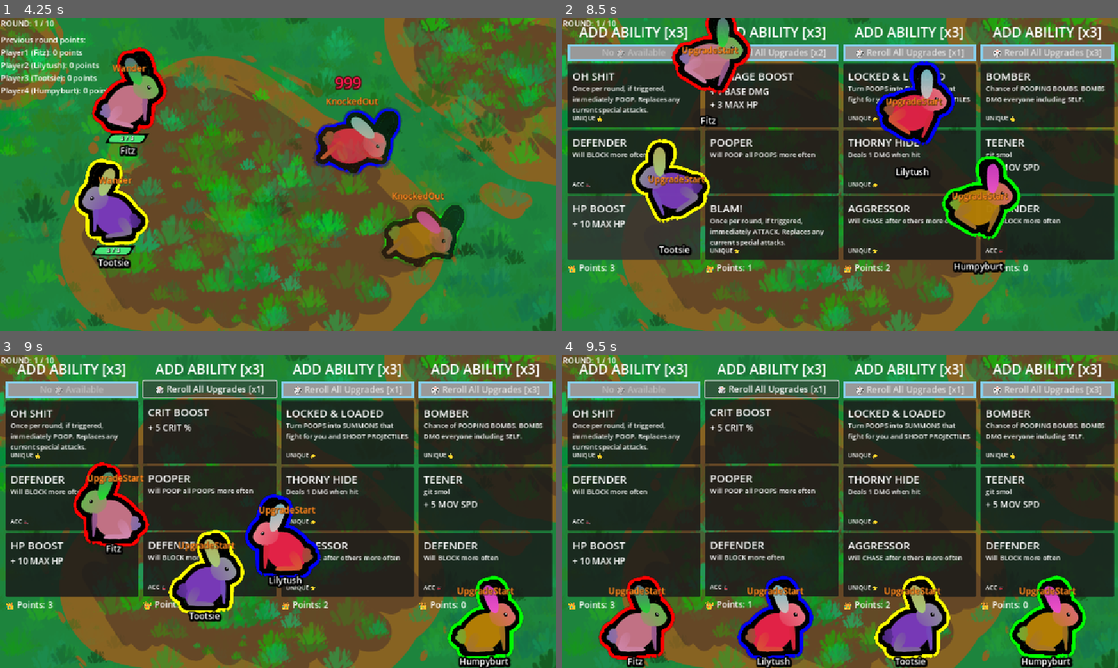
Above: before the commit, frames 1-4 (two rows, left to right).
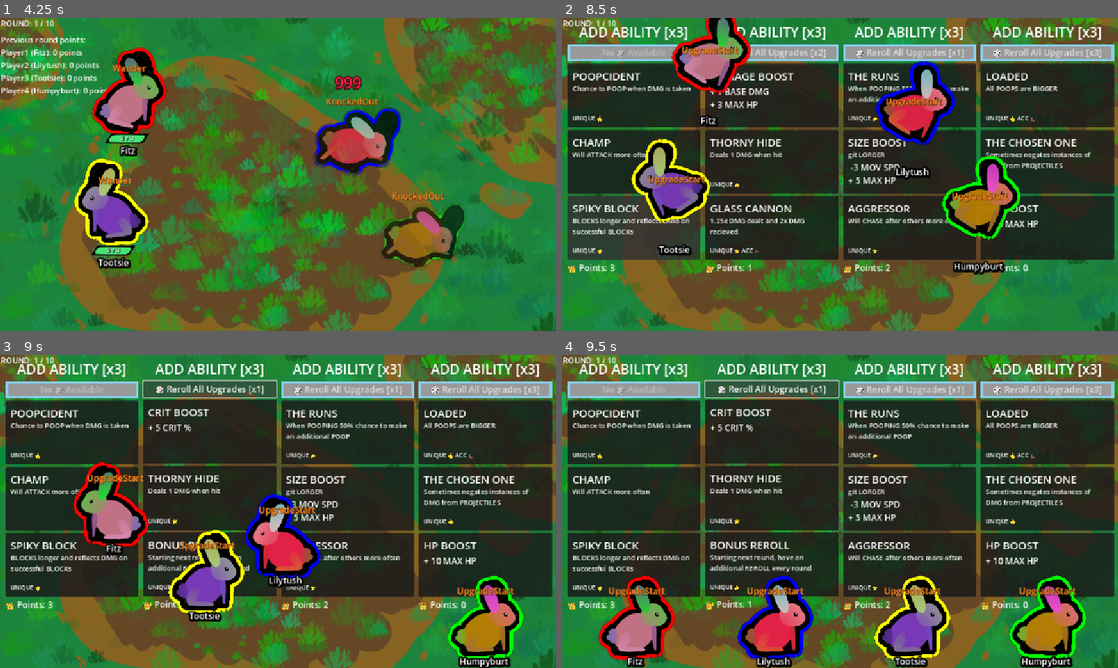
Above: after the commit, the same moments.

Repository: Galitie/tm2
Game: Godot game, scene res://test_scene.tscn
Same seed, same stepped clock (60 frames per second), same inputs: the game is played once before the commit and once after it. Sound files missing from this copy of the repository are replaced by a short silence.
Inputs (mouse positions are in pixels of both pictures, inside the frame that each line leads up to):
- Up to frame 1 (4.25 s): click (72, 68) at 0.52 s; click (72, 68) at 1.27 s; click (72, 68) at 2.02 s; tap Enter (ui_accept) at 2.75, 2.85, 3.02, 3.32 s; move the mouse to (400, 158) at 2.77 s; click (400, 158) at 2.92 s; drag from (166, 190) to (122, 115) at 3.52 s
- Up to frame 2 (8.5 s): move the mouse to (895, 105) at 4.27 s; tap Enter (ui_accept) at 4.35, 5.85, 6.02, 6.32, 7.35, 8 s; click (895, 105) at 4.42 s; drag from (812, 237) to (650, 115) at 5.02 s; move the mouse to (1006, 221) at 5.77 s; click (1006, 221) at 5.92 s; drag from (673, 127) to (912, 143) at 6.52 s; move the mouse to (867, 174) at 7.27 s; click (867, 174) at 7.42 s; drag from (756, 96) to (673, 221) at 8.02 s
- Up to frame 3 (9 s): click "🎲 Reroll All Upgrades [x2]" at 8.75 s
- Up to frame 4 (9.5 s): no input

Frame 1 is identical in both runs. In frame 2, 5.7% of the frame differs, in the area x 1-98%, y 17-76%; in frame 3, 5.9%; in frame 4, 6.3%.

Commit message:
Made lifesteal heal max HP and added heal label

Diff:
--- a/Cards/Resources/bite_lifesteal.tres
+++ b/Cards/Resources/bite_lifesteal.tres
@@ -7,7 +7,7 @@
 [resource]
 script = ExtResource("1_syuw0")
 card_name = "VAMPIRE BITE"
-description = "Bites enemy and HEALS +5 HP"
+description = "Bites enemy and HEALS self to MAX HP"
 Type = "basic_attack"
 state_id = "bitelifesteal"
 unique = true
--- a/monster.gd
+++ b/monster.gd
@@ -28,6 +28,8 @@
 @onready var low_health_fill_style := load("uid://dlwdv81v5y0h7") as StyleBox
 @onready var animation_player : AnimationPlayer = $root/anim_player
 @onready var animation_player_damage = $AnimationPlayer_Damage
+@onready var animation_player_heal = $AnimationPlayer_Heal
+@onready var heal_label = $Heal
 
 @onready var poop_checker = $root/PoopChecker
 @onready var body_collision = $body_collision
@@ -152,8 +154,9 @@
 		var attack : String = attacker.state_machine.current_state.name
 		match attack.to_lower():
 			"bitelifesteal":
-				#TODO: Add a heal notification / text
-				attacker.modify_hp(5)
+				attacker.modify_hp(max_hp)
+				attacker.heal_label.text = "HEAL MAX HP"
+				attacker.animation_player_heal.play("heal")
 		if thorns:
 			var attacker_state = attacker.state_machine.current_state.name.to_lower()
 			attacker.take_damage(self, attacker_state, false, attack_type.THORN)
--- a/monster.tscn
+++ b/monster.tscn
@@ -124,10 +124,50 @@
 "values": [Color(1, 1, 1, 0), Color(1, 1, 1, 1), Color(1, 1, 1, 1), Color(1, 1, 1, 0)]
 }
 
+[sub_resource type="Animation" id="Animation_o122v"]
+resource_name = "heal"
+tracks/0/type = "value"
+tracks/0/imported = false
+tracks/0/enabled = true
+tracks/0/path = NodePath("Heal:position")
+tracks/0/interp = 1
+tracks/0/loop_wrap = true
+tracks/0/keys = {
+"times": PackedFloat32Array(0.0333333, 0.5, 1),
+"transitions": PackedFloat32Array(1.07177, 1, 1),
+"update": 0,
+"values": [Vector2(-90, -100), Vector2(-90, -140), Vector2(-90, -150)]
+}
+tracks/1/type = "value"
+tracks/1/imported = false
+tracks/1/enabled = true
+tracks/1/path = NodePath("Heal:visible")
+tracks/1/interp = 1
+tracks/1/loop_wrap = true
+tracks/1/keys = {
+"times": PackedFloat32Array(0.0333333, 0.0666667, 1.03333),
+"transitions": PackedFloat32Array(1, 1, 1),
+"update": 1,
+"values": [false, true, false]
+}
+tracks/2/type = "value"
+tracks/2/imported = false
+tracks/2/enabled = true
+tracks/2/path = NodePath("Heal:modulate")
+tracks/2/interp = 1
+tracks/2/loop_wrap = true
+tracks/2/keys = {
+"times": PackedFloat32Array(0, 0.166667, 0.933333, 1),
+"transitions": PackedFloat32Array(1, 1, 1, 1),
+"update": 0,
+"values": [Color(1, 1, 1, 0), Color(1, 1, 1, 1), Color(1, 1, 1, 1), Color(1, 1, 1, 0)]
+}
+
 [sub_resource type="AnimationLibrary" id="AnimationLibrary_k1bq2"]
 _data = {
 &"RESET": SubResource("Animation_itwwk"),
-&"damage": SubResource("Animation_el1wf")
+&"damage": SubResource("Animation_el1wf"),
+&"heal": SubResource("Animation_o122v")
 }
 
 [node name="Monster" type="CharacterBody2D" groups=["Monster"]]
@@ -327,11 +367,37 @@
 theme_override_font_sizes/font_size = 32
 horizontal_alignment = 1
 
+[node name="Heal" type="Label" parent="."]
+modulate = Color(1, 1, 1, 0)
+z_index = 99
+anchors_preset = 8
+anchor_left = 0.5
+anchor_top = 0.5
+anchor_right = 0.5
+anchor_bottom = 0.5
+offset_left = -90.0
+offset_top = -150.0
+offset_right = 121.0
+offset_bottom = -6.0
+grow_horizontal = 2
+grow_vertical = 2
+theme_override_colors/font_color = Color(5.05373e-07, 0.667418, 0.0851732, 1)
+theme_override_colors/font_outline_color = Color(9.02452e-08, 0.184297, 0.035668, 1)
+theme_override_constants/outline_size = 10
+theme_override_font_sizes/font_size = 32
+text = "HEAL MAX HP"
+horizontal_alignment = 1
+
 [node name="AnimationPlayer_Damage" type="AnimationPlayer" parent="."]
 libraries = {
 &"": SubResource("AnimationLibrary_k1bq2")
 }
 
+[node name="AnimationPlayer_Heal" type="AnimationPlayer" parent="."]
+libraries = {
+&"": SubResource("AnimationLibrary_k1bq2")
+}
+
 [node name="AudioStreamPlayer" type="AudioStreamPlayer" parent="."]
 process_mode = 3
 stream = ExtResource("23_6py8i")
--- a/test_scene.tscn
+++ b/test_scene.tscn
@@ -7,7 +7,7 @@
 [ext_resource type="Script" uid="uid://bw5vr4ucfdgof" path="res://player.gd" id="2_coq8p"]
 [ext_resource type="Texture2D" uid="uid://cxxncdpnkjj26" path="res://transparent.png" id="3_buypi"]
 [ext_resource type="PackedScene" uid="uid://caig5oumsc857" path="res://UI/upgrade_menu.tscn" id="3_sasra"]
-[ext_resource type="Resource" uid="uid://4pdhr1tis8vw" path="res://Cards/Resources/poop_on_hit.tres" id="5_rpuu0"]
+[ext_resource type="Resource" uid="uid://3aquqn25lskq" path="res://Cards/Resources/bite_lifesteal.tres" id="5_rpuu0"]
 [ext_resource type="PackedScene" uid="uid://cgti6mrpdekpx" path="res://UI/customize_menu.tscn" id="6_vr1i5"]
 [ext_resource type="FontFile" uid="uid://b2elclwq486ug" path="res://fonts/BackheelFreeTrial-5yz6V.otf" id="9_vr1i5"]
 [ext_resource type="AudioStream" uid="uid://bnd7vmemesdbl" path="res://sounds/sudden_death.ogg" id="10_vr1i5"]
Not shown: 1 places in monster.tscn that only renumber resources
